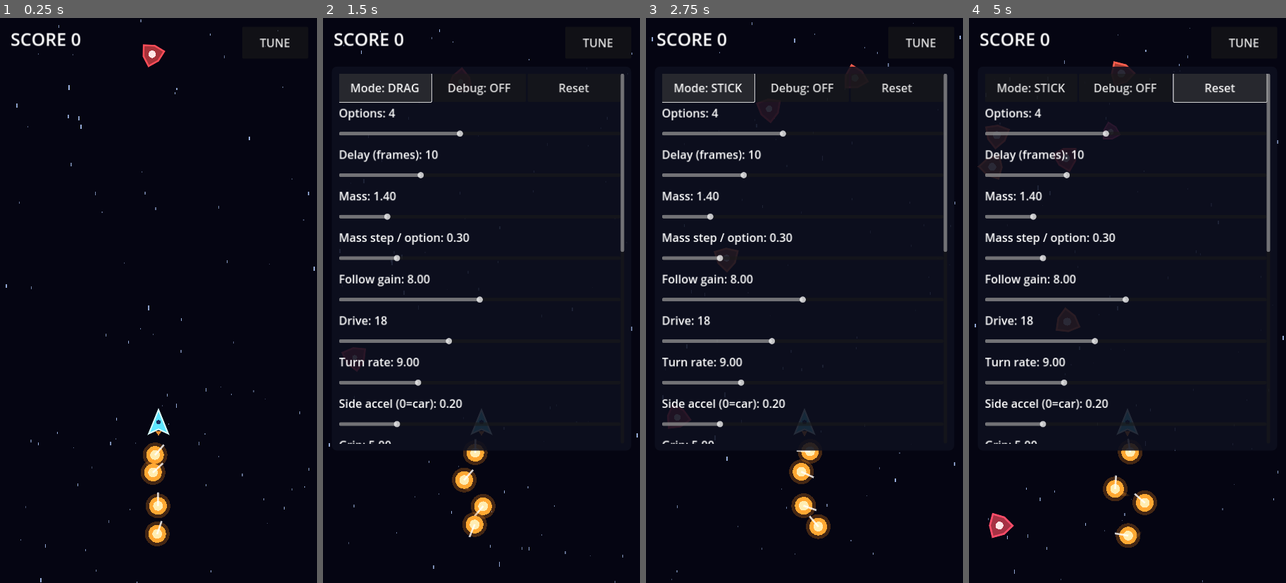
Above: before the commit, frames 1-4 (left to right).
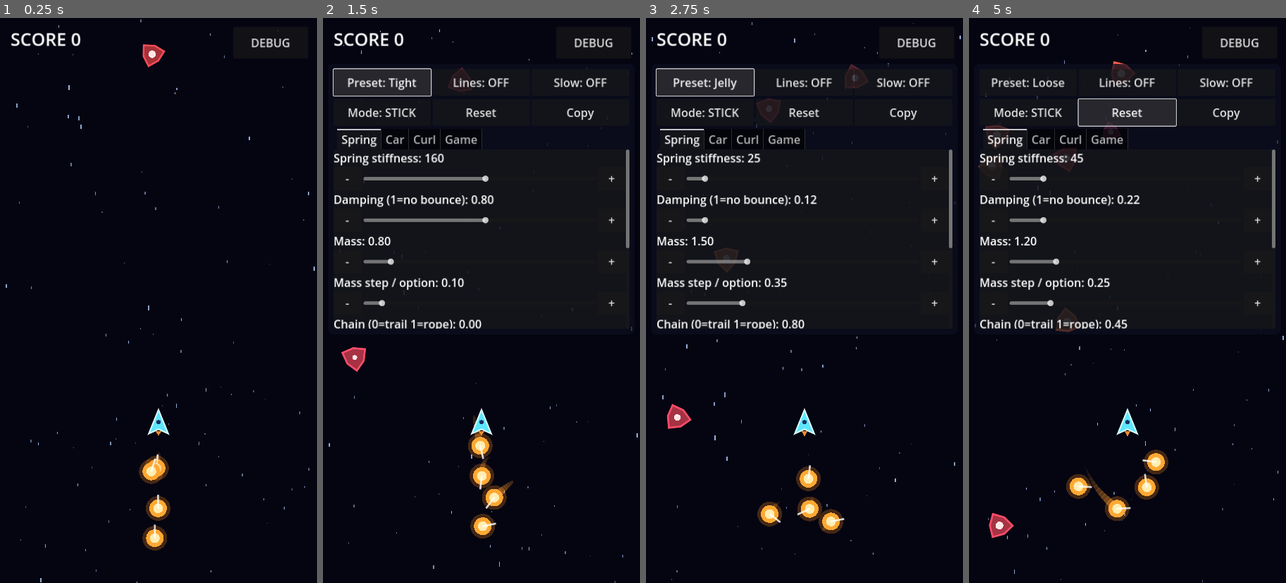
Above: after the commit, the same moments.

Repository: yosiken/2dgame01
Game: Godot game, scene res://scenes/main.tscn
Same seed, same stepped clock (60 frames per second), same inputs: the game is played once before the commit and once after it.
Inputs (mouse positions are in pixels of both pictures, inside the frame that each line leads up to):
- Up to frame 1 (0.25 s): no input
- Up to frame 2 (1.5 s): click "TUNE" (after the commit: "DEBUG") at 0.5 s; click (383, 80) at 1.25 s, where only the run after the commit has a clickable "Preset: Loose"
- Up to frame 3 (2.75 s): click (706, 80) at 2 s, where only the run after the commit has a clickable "Preset: Tight"
- Up to frame 4 (5 s): click (1029, 80) at 2.75 s, where only the run after the commit has a clickable "Preset: Jelly"; click (1029, 80) at 3.5 s, where only the run after the commit has a clickable "Preset: Drift"; click "Reset" at 4.25 s

The runs differ from the first frame. In frame 1, 0.9% of the frame differs, in the area x 43-92%, y 3-95%; in frame 2, 10%; in frame 3, 10%; in frame 4, 11%, in the area x 1-98%, y 3-94%.

Commit message:
Make options looser and springier; rework debug panel
- Option physics now a mass-spring-damper with explicit stiffness and
  damping ratio (default zeta 0.22: overshoots and wobbles)
- Chain parameter blends the trail target with a rope to the option in
  front, so wobble propagates down the line
- Debug panel: tabs (Spring/Car/Curl/Game), -/+ step buttons, presets
  (Loose/Tight/Jelly/Drift), slow motion, spring/chain lines, copy
  values as JSON; uses top half of screen so play continues below
- Tuning values auto-save to user://tuning.json
- Update SPEC.md and README

Co-Authored-By: Claude Opus 5.5 <noreply@anthropic.com>
Claude-Session: https://claude.ai/code/session_01HA7K9wKYS8xFcwbo9FHgAD

Diff:
--- a/scripts/hud.gd
+++ b/scripts/hud.gd
@@ -1,36 +1,48 @@
 extends CanvasLayer
-## スコア表示と、実行中にパラメータを調整するパネル。
+## スコア表示と、実行中にパラメータを調整するデバッグパネル。
 ## Web 版でも表示できるよう UI 文字列は英語（既定フォントに日本語グリフが無いため）。
 
-const SLIDERS := [
-	# [key, label, min, max, step]
-	["option_count", "Options", 1, 8, 1],
-	["delay_frames", "Delay (frames)", 2, 30, 1],
-	["mass", "Mass", 0.5, 6.0, 0.1],
-	["mass_step", "Mass step / option", 0.0, 1.5, 0.05],
-	["follow_gain", "Follow gain", 1.0, 15.0, 0.5],
-	["drive", "Drive", 4.0, 40.0, 1.0],
-	["turn_rate", "Turn rate", 1.0, 30.0, 0.5],
-	["side_accel", "Side accel (0=car)", 0.0, 1.0, 0.05],
-	["grip", "Grip", 0.2, 20.0, 0.2],
-	["drag", "Drag", 0.0, 4.0, 0.1],
-	["curl_strength", "Curl strength", 0.0, 8000.0, 100.0],
-	["curl_scale", "Curl scale", 0.001, 0.015, 0.0005],
-	["curl_speed", "Curl time speed", 0.0, 3.0, 0.1],
-	["curl_idle", "Curl when idle", 0.0, 1.0, 0.05],
-	["player_speed", "Player speed", 300.0, 1400.0, 20.0],
-	["drag_sensitivity", "Drag sensitivity", 0.5, 2.5, 0.05],
-	["enemy_max", "Enemy max", 1, 30, 1],
-	["enemy_interval", "Enemy interval (s)", 0.1, 3.0, 0.1],
-]
+## タブごとのスライダー定義 [key, label, min, max, step]
+const TABS := {
+	"Spring": [
+		["spring_k", "Spring stiffness", 5.0, 300.0, 5.0],
+		["damping", "Damping (1=no bounce)", 0.02, 1.5, 0.02],
+		["mass", "Mass", 0.3, 5.0, 0.1],
+		["mass_step", "Mass step / option", 0.0, 1.5, 0.05],
+		["chain", "Chain (0=trail 1=rope)", 0.0, 1.0, 0.05],
+		["chain_length", "Chain length", 20.0, 200.0, 5.0],
+		["delay_frames", "Delay (frames)", 1, 30, 1],
+		["option_count", "Options", 1, 8, 1],
+	],
+	"Car": [
+		["turn_rate", "Turn rate", 0.5, 30.0, 0.5],
+		["side_accel", "Side accel (0=car)", 0.0, 1.0, 0.05],
+		["grip", "Grip", 0.1, 20.0, 0.1],
+		["drag", "Air drag", 0.0, 4.0, 0.05],
+		["max_speed", "Max speed", 300.0, 4000.0, 50.0],
+	],
+	"Curl": [
+		["curl_strength", "Curl strength", 0.0, 8000.0, 100.0],
+		["curl_scale", "Curl scale", 0.001, 0.015, 0.0005],
+		["curl_speed", "Curl time speed", 0.0, 3.0, 0.1],
+		["curl_idle", "Curl when idle", 0.0, 1.0, 0.05],
+	],
+	"Game": [
+		["player_speed", "Player speed", 300.0, 1400.0, 20.0],
+		["drag_sensitivity", "Drag sensitivity", 0.5, 2.5, 0.05],
+		["enemy_max", "Enemy max", 0, 30, 1],
+		["enemy_interval", "Enemy interval (s)", 0.1, 3.0, 0.1],
+	],
+}
 
 var score := 0
 
 var _score_label: Label
 var _tune_button: Button
 var _panel: PanelContainer
-var _mode_button: Button
-var _debug_button: Button
+var _toggle_buttons := {}   # key -> [Button, off_text, on_text]
+var _preset_button: Button
+var _preset_index := 0
 var _rows := {}   # key -> {"slider": HSlider, "label": Label, "text": String}
 var _syncing := false
 
@@ -49,10 +61,9 @@
 	root.add_child(_score_label)
 
 	_tune_button = Button.new()
-	_tune_button.text = "TUNE"
-	_tune_button.custom_minimum_size = Vector2(150, 72)
+	_tune_button.text = "DEBUG"
 	_tune_button.set_anchors_preset(Control.PRESET_TOP_RIGHT)
-	_tune_button.offset_left = -170
+	_tune_button.offset_left = -190
 	_tune_button.offset_right = -20
 	_tune_button.offset_top = 20
 	_tune_button.offset_bottom = 92
@@ -65,6 +76,11 @@
 	add_score(0)
 
 
+func _unhandled_key_input(event: InputEvent) -> void:
+	if event.pressed and not event.echo and event.keycode == KEY_TAB:
+		_panel.visible = not _panel.visible
+
+
 func add_score(n: int) -> void:
 	score += n
 	_score_label.text = "SCORE %d" % score
@@ -81,65 +97,111 @@
 	var th := Theme.new()
 	th.default_font_size = 26
 	var panel_style := StyleBoxFlat.new()
-	panel_style.bg_color = Color(0.05, 0.06, 0.12, 0.88)
+	panel_style.bg_color = Color(0.05, 0.06, 0.12, 0.72)
 	panel_style.set_corner_radius_all(12)
-	panel_style.set_content_margin_all(16)
+	panel_style.set_content_margin_all(12)
 	th.set_stylebox("panel", "PanelContainer", panel_style)
 	return th
 
 
 func _build_panel(root: Control) -> void:
+	# 画面の上半分だけを使い、下半分で操作しながら動きを確認できるようにする
 	_panel = PanelContainer.new()
-	_panel.set_anchors_preset(Control.PRESET_FULL_RECT)
-	_panel.offset_left = 20
-	_panel.offset_right = -20
-	_panel.offset_top = 110
-	_panel.offset_bottom = -300   # 下部は操作用に空けておく
+	_panel.anchor_right = 1.0
+	_panel.anchor_bottom = 0.56
+	_panel.offset_left = 12
+	_panel.offset_right = -12
+	_panel.offset_top = 104
 	_panel.visible = false
 	root.add_child(_panel)
 
-	var scroll := ScrollContainer.new()
-	scroll.horizontal_scroll_mode = ScrollContainer.SCROLL_MODE_DISABLED
-	_panel.add_child(scroll)
-
 	var vbox := VBoxContainer.new()
-	vbox.size_flags_horizontal = Control.SIZE_EXPAND_FILL
-	vbox.add_theme_constant_override("separation", 6)
-	scroll.add_child(vbox)
-
-	var buttons := HBoxContainer.new()
-	vbox.add_child(buttons)
-	_mode_button = _add_button(buttons, "", func():
-		Tuning.set_value("control_mode", 1 - Tuning.i("control_mode")))
-	_debug_button = _add_button(buttons, "", func():
-		Tuning.set_value("debug_draw", 1 - Tuning.i("debug_draw")))
-	_add_button(buttons, "Reset", func(): Tuning.reset())
-
-	for def in SLIDERS:
-		var label := Label.new()
-		vbox.add_child(label)
-		var slider := HSlider.new()
-		slider.min_value = def[2]
-		slider.max_value = def[3]
-		slider.step = def[4]
-		slider.custom_minimum_size = Vector2(0, 44)
-		slider.size_flags_horizontal = Control.SIZE_EXPAND_FILL
-		var key: String = def[0]
-		slider.value_changed.connect(func(val: float):
-			if not _syncing:
-				Tuning.set_value(key, val))
-		vbox.add_child(slider)
-		_rows[key] = {"slider": slider, "label": label, "text": def[1]}
+	vbox.add_theme_constant_override("separation", 8)
+	_panel.add_child(vbox)
+
+	var row1 := HBoxContainer.new()
+	vbox.add_child(row1)
+	_preset_button = _add_button(row1, "", _next_preset)
+	_add_toggle(row1, "debug_draw", "Lines: OFF", "Lines: ON")
+	_add_toggle(row1, "slow_motion", "Slow: OFF", "Slow: ON")
+
+	var row2 := HBoxContainer.new()
+	vbox.add_child(row2)
+	_add_toggle(row2, "control_mode", "Mode: STICK", "Mode: DRAG")
+	_add_button(row2, "Reset", func(): _apply_preset(0))
+	_add_button(row2, "Copy", _copy_values)
+
+	var tabs := TabContainer.new()
+	tabs.size_flags_vertical = Control.SIZE_EXPAND_FILL
+	vbox.add_child(tabs)
+	for tab_name in TABS:
+		var scroll := ScrollContainer.new()
+		scroll.name = tab_name
+		scroll.horizontal_scroll_mode = ScrollContainer.SCROLL_MODE_DISABLED
+		tabs.add_child(scroll)
+		var list := VBoxContainer.new()
+		list.size_flags_horizontal = Control.SIZE_EXPAND_FILL
+		list.add_theme_constant_override("separation", 2)
+		scroll.add_child(list)
+		for def in TABS[tab_name]:
+			_add_slider_row(list, def)
+
+
+func _add_slider_row(parent: Control, def: Array) -> void:
+	var key: String = def[0]
+	var label := Label.new()
+	parent.add_child(label)
+
+	var row := HBoxContainer.new()
+	parent.add_child(row)
+	var slider := HSlider.new()
+	slider.min_value = def[2]
+	slider.max_value = def[3]
+	slider.step = def[4]
+	slider.custom_minimum_size = Vector2(0, 52)
+	slider.size_flags_horizontal = Control.SIZE_EXPAND_FILL
+	slider.size_flags_vertical = Control.SIZE_SHRINK_CENTER
+	slider.value_changed.connect(func(val: float):
+		if not _syncing:
+			Tuning.set_value(key, val))
+	# 細かい調整用の −/＋ ボタン（1 ステップずつ）
+	var minus := _add_button(row, "-", func(): slider.value -= slider.step)
+	row.add_child(slider)
+	var plus := _add_button(row, "+", func(): slider.value += slider.step)
+	for b in [minus, plus]:
+		b.size_flags_horizontal = Control.SIZE_FILL
+		b.custom_minimum_size = Vector2(64, 52)
+	_rows[key] = {"slider": slider, "label": label, "text": def[1]}
 
 
 func _add_button(parent: Control, text: String, cb: Callable) -> Button:
 	var b := Button.new()
 	b.text = text
-	b.custom_minimum_size = Vector2(0, 64)
+	b.custom_minimum_size = Vector2(0, 60)
 	b.size_flags_horizontal = Control.SIZE_EXPAND_FILL
 	b.pressed.connect(cb)
 	parent.add_child(b)
 	return b
+
+
+func _add_toggle(parent: Control, key: String, off_text: String, on_text: String) -> void:
+	var b := _add_button(parent, off_text, func(): Tuning.set_value(key, 1 - Tuning.i(key)))
+	_toggle_buttons[key] = [b, off_text, on_text]
+
+
+func _next_preset() -> void:
+	_apply_preset((_preset_index + 1) % Tuning.PRESETS.size())
+
+
+func _apply_preset(idx: int) -> void:
+	_preset_index = idx
+	Tuning.apply_preset(Tuning.PRESETS.keys()[idx])
+
+
+func _copy_values() -> void:
+	var json := Tuning.to_json()
+	DisplayServer.clipboard_set(json)
+	print("Tuning (diff from defaults):\n", json)
 
 
 func _sync_from_tuning() -> void:
@@ -151,5 +213,7 @@
 		var fmt := "%s: %d" if row.slider.step >= 1.0 else ("%s: %.4f" if row.slider.step < 0.01 else "%s: %.2f")
 		row.label.text = fmt % [row.text, val]
 	_syncing = false
-	_mode_button.text = "Mode: DRAG" if Tuning.i("control_mode") == 1 else "Mode: STICK"
-	_debug_button.text = "Debug: ON" if Tuning.i("debug_draw") == 1 else "Debug: OFF"
+	for key in _toggle_buttons:
+		var t: Array = _toggle_buttons[key]
+		t[0].text = t[2] if Tuning.i(key) == 1 else t[1]
+	_preset_button.text = "Preset: %s" % Tuning.PRESETS.keys()[_preset_index]
--- a/scripts/main.gd
+++ b/scripts/main.gd
@@ -65,7 +65,8 @@
 		_options.pop_back().queue_free()
 	while _options.size() < count:
 		var o: Area2D = OptionOrb.new()
-		o.setup(player, _options.size(), noise)
+		var leader: Node2D = _options.back() if not _options.is_empty() else player
+		o.setup(player, leader, _options.size(), noise)
 		_option_layer.add_child(o)
 		_options.append(o)
 
--- a/scripts/option.gd
+++ b/scripts/option.gd
@@ -1,6 +1,7 @@
 extends Area2D
 ## オプション。自機の軌跡を遅れて追いかけるが、
-##  - 質量付きのバネ・ダンパ（重いほど遅れてオーバーシュートする）
+##  - 質量付きのバネ・ダンパ（重いほど・減衰比が小さいほどビヨンビヨン振れる）
+##  - 前のオプションとの紐（チェーン）によるバネの連結
 ##  - 車のような挙動（車体の向きへしか強く加速できず、横滑りはグリップで減衰）
 ##  - カールノイズによる流れ場（自機の移動量が大きいほど強い）
 ## によって、軌跡上の目標位置から自然にずれる。
@@ -11,18 +12,21 @@
 
 var index := 0
 var player: Node2D
+var leader: Node2D   # 1 つ前のオプション（先頭は自機）。チェーンの相手
 var noise: FastNoiseLite
 
 var velocity := Vector2.ZERO
 var heading := -PI / 2.0
 var _time := 0.0
 var _target := Vector2.ZERO
+var _chain_target := Vector2.ZERO
 var _trail: Array[Vector2] = []
 var _pulse := 0.0
 
 
-func setup(p_player: Node2D, p_index: int, p_noise: FastNoiseLite) -> void:
+func setup(p_player: Node2D, p_leader: Node2D, p_index: int, p_noise: FastNoiseLite) -> void:
 	player = p_player
+	leader = p_leader
 	index = p_index
 	noise = p_noise
 	position = player.get_past_position(_delay_frames())
@@ -55,16 +59,25 @@
 		return
 	var m := mass()
 
-	# 1) 追従目標: 自機の過去位置
+	# 1) 追従目標: 自機の過去位置と、前のオプションから紐の長さだけ離れた位置をブレンド
 	_target = player.get_past_position(_delay_frames())
+	var chain := Tuning.v("chain")
+	if chain > 0.0 and leader != null:
+		var away := position - leader.position
+		if away.length_squared() < 1.0:
+			away = Vector2.DOWN
+		_chain_target = leader.position + away.normalized() * Tuning.v("chain_length")
+		_target = _target.lerp(_chain_target, chain)
 
-	# 2) 目標速度へ寄せる加速度（バネ・ダンパ。質量が大きいほど弱い）
-	var desired_vel: Vector2 = (_target - position) * Tuning.v("follow_gain")
-	var accel: Vector2 = (desired_vel - velocity) * Tuning.v("drive") / m
+	# 2) バネ・ダンパ: F = k·(目標 - 位置) - c·速度,  c = 2ζ√(k·m)
+	var k := Tuning.v("spring_k")
+	var c := 2.0 * Tuning.v("damping") * sqrt(k * m)
+	var to_target := _target - position
+	var accel: Vector2 = (k * to_target - c * velocity) / m
 
-	# 3) 車の挙動: 車体の向きは目標速度の方向へ有限の速さでしか回らない
-	if desired_vel.length() > 30.0:
-		heading = rotate_toward(heading, desired_vel.angle(), Tuning.v("turn_rate") / m * delta)
+	# 3) 車の挙動: 車体は目標の方へハンドルを切るが、有限の速さでしか回らない
+	if to_target.length() > 24.0:
+		heading = rotate_toward(heading, to_target.angle(), Tuning.v("turn_rate") / m * delta)
 	var fwd := Vector2.from_angle(heading)
 	var side := fwd.orthogonal()
 	# 前後方向（アクセル/ブレーキ）は満額、横方向は side_accel 分だけ
@@ -127,8 +140,30 @@
 	draw_line(Vector2.ZERO, Vector2.from_angle(heading) * (r + 10.0), Color(1, 1, 1, 0.8), 3.0, true)
 
 	if Tuning.i("debug_draw") == 1:
+		# バネ: 伸びるほど緑 → 赤
 		var tl := to_local(_target)
-		draw_line(Vector2.ZERO, tl, Color(0.4, 1.0, 0.5, 0.6), 2.0)
-		draw_line(tl + Vector2(-8, 0), tl + Vector2(8, 0), Color(0.4, 1.0, 0.5), 2.0)
-		draw_line(tl + Vector2(0, -8), tl + Vector2(0, 8), Color(0.4, 1.0, 0.5), 2.0)
+		var stretch := clampf(tl.length() / 200.0, 0.0, 1.0)
+		var spring_col := Color(0.4, 1.0, 0.5).lerp(Color(1.0, 0.25, 0.3), stretch)
+		_draw_zigzag(Vector2.ZERO, tl, spring_col)
+		draw_line(tl + Vector2(-8, 0), tl + Vector2(8, 0), spring_col, 2.0)
+		draw_line(tl + Vector2(0, -8), tl + Vector2(0, 8), spring_col, 2.0)
+		# 紐（チェーン）
+		if Tuning.v("chain") > 0.0 and leader != null:
+			draw_line(Vector2.ZERO, to_local(leader.position), Color(0.8, 0.6, 1.0, 0.25 + 0.5 * Tuning.v("chain")), 2.0)
+		# 速度
 		draw_line(Vector2.ZERO, velocity * 0.08, Color(0.5, 0.7, 1.0, 0.8), 2.0)
+
+
+func _draw_zigzag(a: Vector2, b: Vector2, col: Color) -> void:
+	var d := b - a
+	var len := d.length()
+	if len < 4.0:
+		return
+	var n := d / len
+	var side := n.orthogonal() * 7.0
+	var coils := 8
+	var pts := PackedVector2Array([a])
+	for j in range(1, coils * 2):
+		pts.append(a + d * (float(j) / (coils * 2)) + side * (1.0 if j % 2 == 0 else -1.0))
+	pts.append(b)
+	draw_polyline(pts, col, 2.0, true)
--- a/scripts/tuning.gd
+++ b/scripts/tuning.gd
@@ -1,8 +1,10 @@
 extends Node
 ## 調整パラメータ（オートロード "Tuning"）。
-## HUD の調整パネルから実行中に変更できる。値の意味は docs/SPEC.md を参照。
+## HUD の調整パネルから実行中に変更でき、端末に自動保存される。値の意味は docs/SPEC.md を参照。
 
 signal changed
+
+const SAVE_PATH := "user://tuning.json"
 
 const DEFAULTS := {
 	# 操作
@@ -10,18 +12,22 @@
 	"player_speed": 720.0,    # px/s（スティック操作時の最高速）
 	"player_accel": 5200.0,   # px/s^2
 	"drag_sensitivity": 1.25, # 相対ドラッグの倍率
-	# オプション
+	# オプション: 追従・バネ
 	"option_count": 4,
 	"delay_frames": 10.0,     # 1 個あたりの遅延（プレイヤーが動いたフレーム数）
-	"mass": 1.4,              # 先頭オプションの質量
-	"mass_step": 0.3,         # 後ろのオプションほど重くなる割合
-	"follow_gain": 8.0,       # 目標までの距離 → 目標速度 の係数 (1/s)
-	"drive": 18.0,            # 目標速度へ寄せる駆動力
+	"spring_k": 45.0,         # バネ定数（大きいほど強く引かれる）
+	"damping": 0.22,          # 減衰比 ζ（1 = 振動しない / 小さいほどビヨンビヨン）
+	"mass": 1.2,              # 先頭オプションの質量
+	"mass_step": 0.25,        # 後ろのオプションほど重くなる割合
+	"chain": 0.45,            # 0 = 自機の軌跡を追う / 1 = 前のオプションに紐でつながる
+	"chain_length": 70.0,     # 紐の自然長 (px)
+	# オプション: 車の挙動
 	"turn_rate": 9.0,         # 車体の旋回速度 (rad/s, 質量で割る)
-	"side_accel": 0.2,        # 横方向へ直接加速できる割合 (0 = 完全に車)
-	"grip": 5.0,              # 横滑りの減衰（小さいほどドリフト）
-	"drag": 0.6,              # 空気抵抗
-	"max_speed": 1800.0,
+	"side_accel": 0.4,        # 横方向へ直接加速できる割合 (0 = 完全に車)
+	"grip": 4.0,              # 横滑りの減衰（小さいほどドリフト）
+	"drag": 0.3,              # 空気抵抗
+	"max_speed": 2200.0,
+	# オプション: カールノイズ
 	"curl_strength": 2800.0,  # カールノイズの力
 	"curl_scale": 0.004,      # ノイズの空間周波数 (1/px)
 	"curl_speed": 0.5,        # ノイズの時間変化速度
@@ -31,17 +37,50 @@
 	"enemy_interval": 0.8,    # 秒
 	# デバッグ
 	"debug_draw": 0,
+	"slow_motion": 0,
 }
 
+## プリセット（DEFAULTS に上書きする値）
+const PRESETS := {
+	"Loose": {},
+	"Tight": {
+		"spring_k": 160.0, "damping": 0.8, "mass": 0.8, "mass_step": 0.1, "chain": 0.0,
+		"side_accel": 0.8, "grip": 10.0, "curl_strength": 1200.0,
+	},
+	"Jelly": {
+		"spring_k": 25.0, "damping": 0.12, "mass": 1.5, "mass_step": 0.35, "chain": 0.8,
+		"chain_length": 60.0, "side_accel": 0.6, "grip": 2.0, "drag": 0.15, "curl_strength": 2500.0,
+	},
+	"Drift": {
+		"spring_k": 60.0, "damping": 0.35, "chain": 0.2, "turn_rate": 4.0,
+		"side_accel": 0.0, "grip": 1.0, "drag": 0.2,
+	},
+}
+## プレイ中に保持する（プリセット・保存の対象外の）キー
+const RUNTIME_KEYS := ["control_mode", "debug_draw", "slow_motion"]
+
 var values: Dictionary = {}
+var _save_pending := false
 
 
 func _ready() -> void:
-	reset()
+	values = DEFAULTS.duplicate()
+	_load()
+	changed.connect(_on_changed)
+	changed.emit()
 
 
 func reset() -> void:
+	apply_preset("Loose")
+
+
+func apply_preset(preset_name: String) -> void:
+	var keep := {}
+	for k in RUNTIME_KEYS:
+		keep[k] = values.get(k, DEFAULTS[k])
 	values = DEFAULTS.duplicate()
+	values.merge(PRESETS.get(preset_name, {}), true)
+	values.merge(keep, true)
 	changed.emit()
 
 
@@ -58,3 +97,39 @@
 		return
 	values[key] = value
 	changed.emit()
+
+
+## 既定値と異なる値だけを JSON にする（調整結果の共有用）
+func to_json() -> String:
+	var diff := {}
+	for k in values:
+		if k in RUNTIME_KEYS:
+			continue
+		if not is_equal_approx(float(values[k]), float(DEFAULTS[k])):
+			diff[k] = values[k]
+	return JSON.stringify(diff, "  ", true)
+
+
+func _on_changed() -> void:
+	Engine.time_scale = 0.3 if i("slow_motion") == 1 else 1.0
+	# スライダー操作中の連続書き込みを避けるため、少し遅らせて保存
+	if not _save_pending:
+		_save_pending = true
+		get_tree().create_timer(0.5, true, false, true).timeout.connect(_save)
+
+
+func _save() -> void:
+	_save_pending = false
+	var f := FileAccess.open(SAVE_PATH, FileAccess.WRITE)
+	if f:
+		f.store_string(JSON.stringify(values))
+
+
+func _load() -> void:
+	if not FileAccess.file_exists(SAVE_PATH):
+		return
+	var data = JSON.parse_string(FileAccess.get_file_as_string(SAVE_PATH))
+	if data is Dictionary:
+		for k in data:
+			if DEFAULTS.has(k) and k != "slow_motion":
+				values[k] = data[k]
Not shown, changed: README.md
Not shown, changed: docs/SPEC.md
